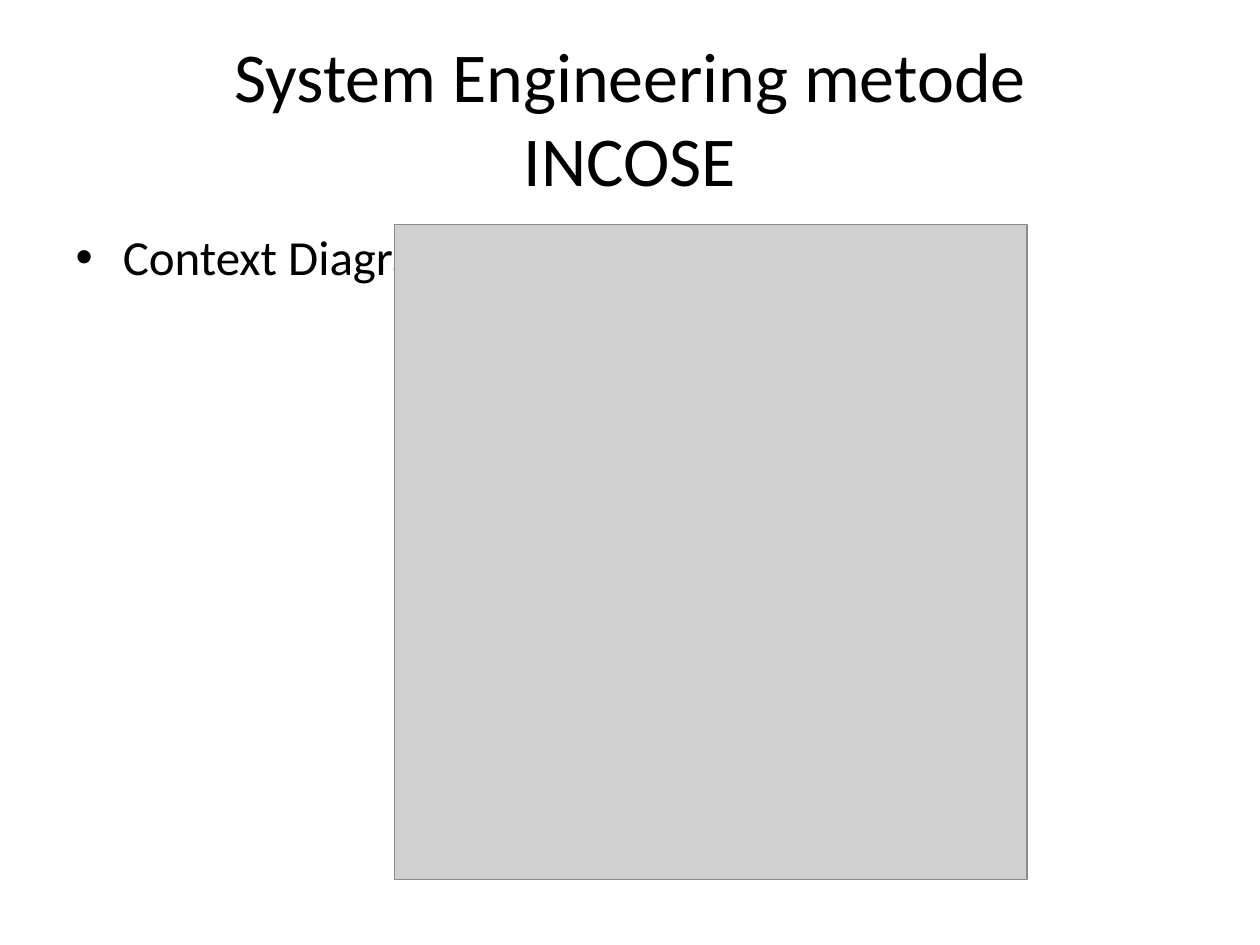
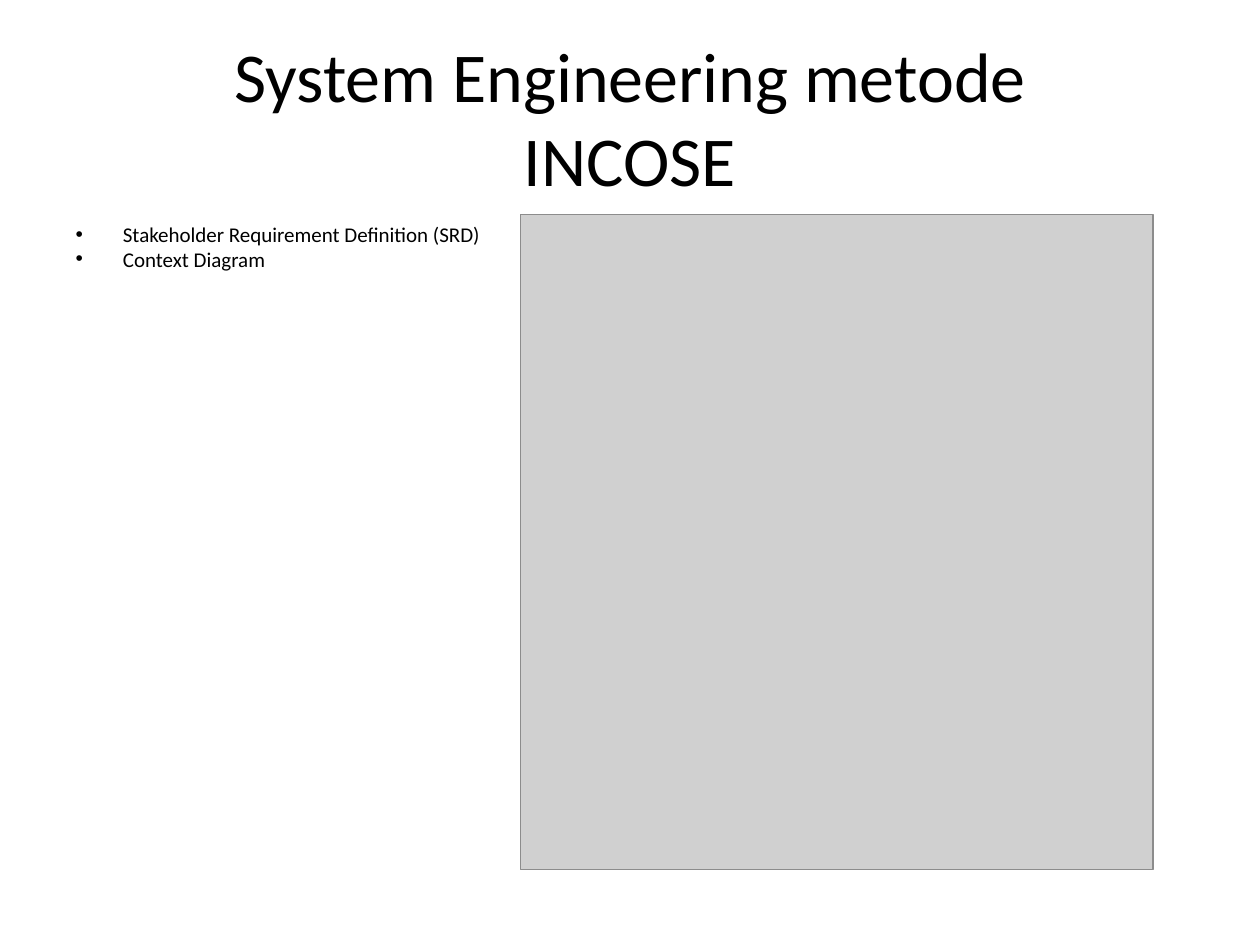
Before and after one commit to ahpoder/masterofit2009, a slide deck: slide 12 of syseng_hwco/proj/Artifact/Presentations/Presentation_11_02_11.pptx. Drawn at 1260x945 pixels with LibreOffice and Linux fonts; fonts in the diff are those of the drawing; grey boxes stand for pictures. Boxes give left, top, right and bottom in pixels: in the first picture for what was removed or moved away, otherwise in the second. Text is boxed around its words. In the diff, an @@ line names an element or a change of style, - is before the commit and + after.

```diff
--- a/syseng_hwco/proj/Artifact/Presentations/Presentation_11_02_11.pptx
+++ b/syseng_hwco/proj/Artifact/Presentations/Presentation_11_02_11.pptx
@@ text at [123, 227, 480, 246]: paragraph added @@
+• Stakeholder Requirement Definition (SRD)
@@ picture: place and size @@
-picture at [394, 224, 1027, 879]
+picture at [520, 214, 1153, 869]
@@ text at [123, 252, 265, 271]: size 28 to 12 pt in "Context Diagram"; line spacing 1 to 0.8; less space between paragraphs @@
```
